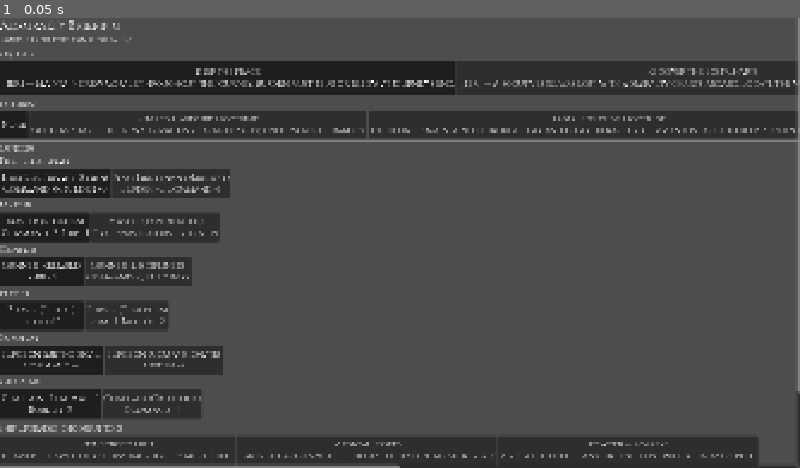
Above: before the commit, frame 1.
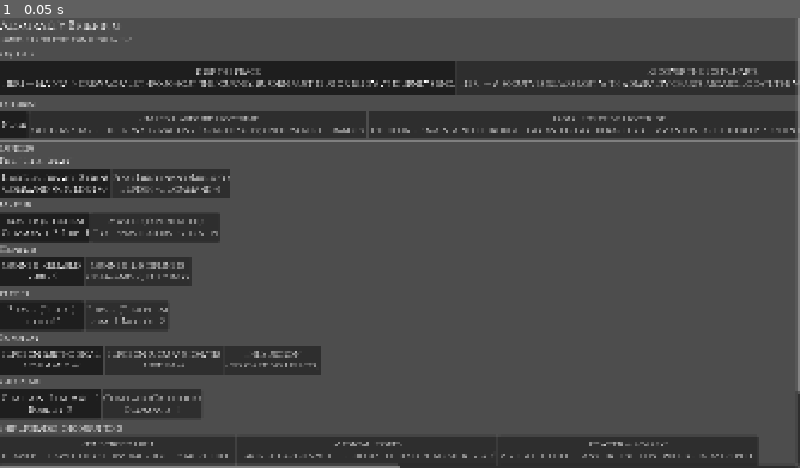
Above: after the commit, the same moment.

Repository: mcgrj/deadreckoning
Game: Godot game, scene res://src/ui/PreparationScene.tscn
Two runs of this game, one before a commit and one after it. Both use one fixed random seed, a clock stepped at 60 frames per second and the inputs below.
Inputs:
- Up to frame 1 (0.05 s): no input

The runs differ from the first frame. In frame 1, 0.7% of the frame differs, in the area x 28-41%, y 72-80%.

Commit message:
fix: OfficerCouncil matches incident choices by role not static id
Also fix surgeon.tres role field (was "legacy_surgeon", must be "surgeon")
and update Stage45Test to set role on manually constructed OfficerDefs.

Diff:
--- a/game/content/officers/surgeon.tres
+++ b/game/content/officers/surgeon.tres
@@ -4,7 +4,7 @@
 
 [resource]
 script = ExtResource("1_p1wp8")
-role = "legacy_surgeon"
+role = "surgeon"
 competence = 3
 loyalty = 4
 worldview = "humanitarian"
--- a/game/src/expedition/OfficerCouncil.gd
+++ b/game/src/expedition/OfficerCouncil.gd
@@ -1,5 +1,6 @@
 # OfficerCouncil.gd
 # Stateless utility that generates proposal Dictionaries for an incident from present officers.
+# Matches incident choices to officers by role (choice.officer_id == def.role).
 # Each proposal has: type, officer_id, officer_def, choice, choice_index, silence_line.
 #
 # Spec: docs/superpowers/specs/2026-04-13-stage-4-5-standing-orders-incidents-design.md
@@ -14,7 +15,7 @@
 
 
 ## Generate proposals for all officers present in state.
-## officer_defs: Array of OfficerDef — caller provides these (typically from ContentRegistry).
+## officer_defs: Array of OfficerDef — pass state.officer_defs from the run.
 ## Returns Array of proposal Dictionaries. Always ends with one direct_order proposal.
 static func get_proposals(
 	state: ExpeditionState,
@@ -23,19 +24,20 @@
 ) -> Array:
 	var proposals: Array = []
 
-	# Build a lookup from officer_id → choice_index for this incident
-	var officer_choice_map: Dictionary = {}
+	# Build a lookup from role -> choice_index.
+	# IncidentChoiceDef.officer_id stores the role name (e.g. "surgeon", "bosun").
+	var role_choice_map: Dictionary = {}
 	for i: int in range(incident.choices.size()):
 		var choice: IncidentChoiceDef = incident.choices[i]
 		if choice.officer_id != "":
-			officer_choice_map[choice.officer_id] = i
+			role_choice_map[choice.officer_id] = i
 
-	# For each officer present in state, generate a proposal or silence
+	# For each officer present in state, generate a proposal or silence.
 	for def: OfficerDef in officer_defs:
 		if not state.has_officer(def.id):
 			continue
-		if def.advice_hooks.has(incident.id) and officer_choice_map.has(def.id):
-			var choice_idx: int = officer_choice_map[def.id]
+		if role_choice_map.has(def.role):
+			var choice_idx: int = role_choice_map[def.role]
 			proposals.append({
 				"type": "officer",
 				"officer_id": def.id,
@@ -54,7 +56,7 @@
 				"silence_line": SILENCE_LINES.get(def.worldview, DEFAULT_SILENCE_LINE),
 			})
 
-	# Always append a direct order proposal
+	# Always append a direct order proposal.
 	proposals.append({
 		"type": "direct_order",
 		"officer_id": "",
--- a/game/test/Stage45Test.gd
+++ b/game/test/Stage45Test.gd
@@ -114,12 +114,14 @@
 	# Build officer defs manually (not via ContentRegistry)
 	var bosun_def := OfficerDef.new()
 	bosun_def.id = "bosun"
+	bosun_def.role = "bosun"
 	bosun_def.worldview = "disciplinarian"
 	bosun_def.competence = 4
 	bosun_def.advice_hooks = ["test_incident"]
 
 	var surgeon_def := OfficerDef.new()
 	surgeon_def.id = "surgeon"
+	surgeon_def.role = "surgeon"
 	surgeon_def.worldview = "humanitarian"
 	surgeon_def.competence = 3
 	surgeon_def.advice_hooks = []
